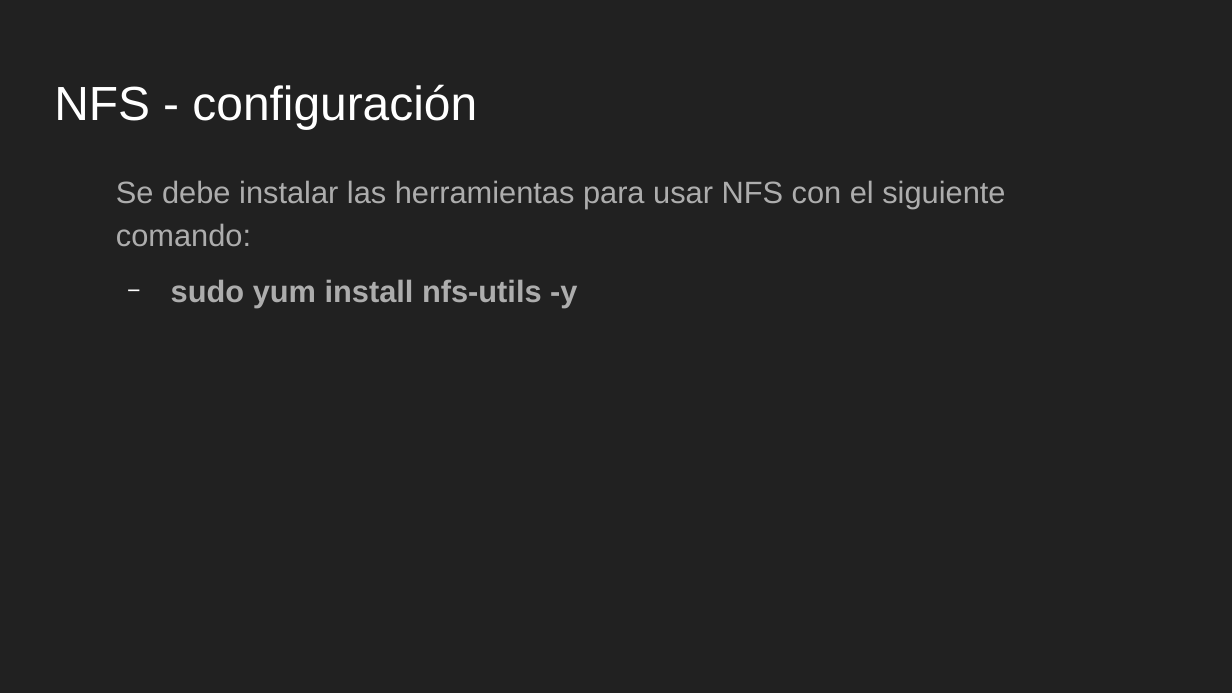
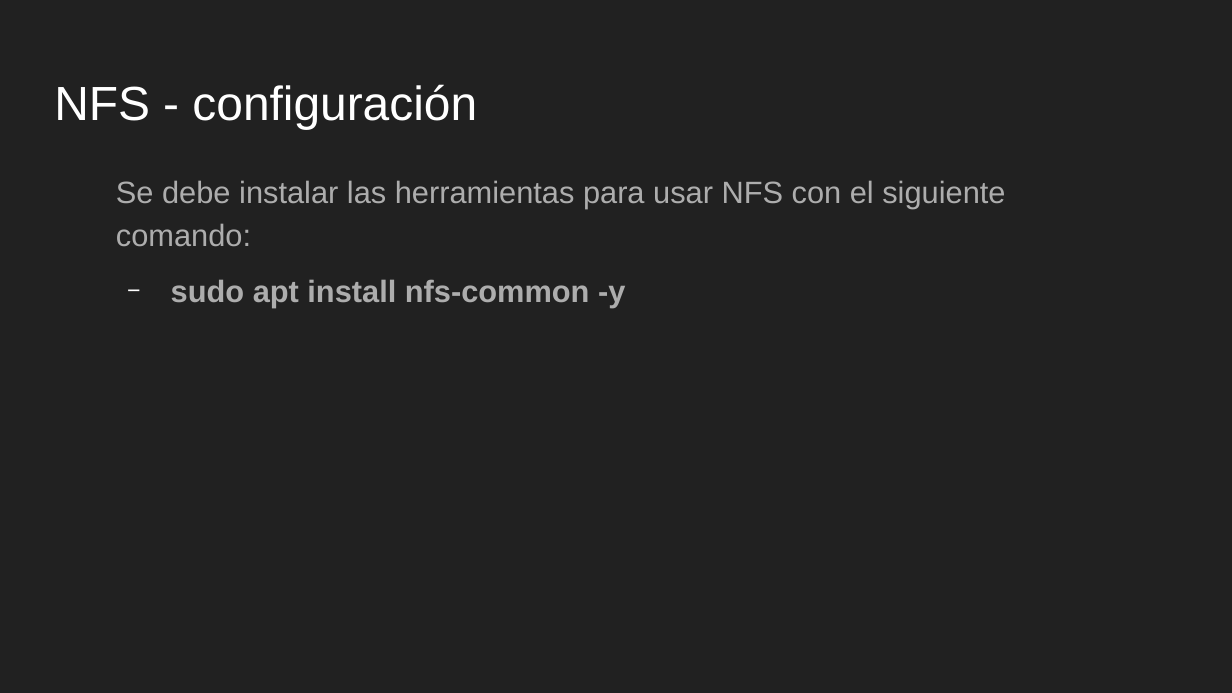
Before and after one commit to tabris2015/LNX101_102, a slide deck: slide 4 of slides/Sesion9.odp. Drawn at 1232x693 pixels with LibreOffice and Linux fonts; fonts in the diff are those of the drawing. Boxes give left, top, right and bottom in pixels: in the first picture for what was removed or moved away, otherwise in the second. Text is boxed around its words. In the diff, an @@ line names an element or a change of style, - is before the commit and + after.

```diff
--- a/slides/Sesion9.odp
+++ b/slides/Sesion9.odp
@@ text at (171, 279, 625, 308): text changed @@
-  − sudo yum install nfs-utils -y
+  − sudo apt install nfs-common -y
```
Also in this commit, not shown: 4 other files.
